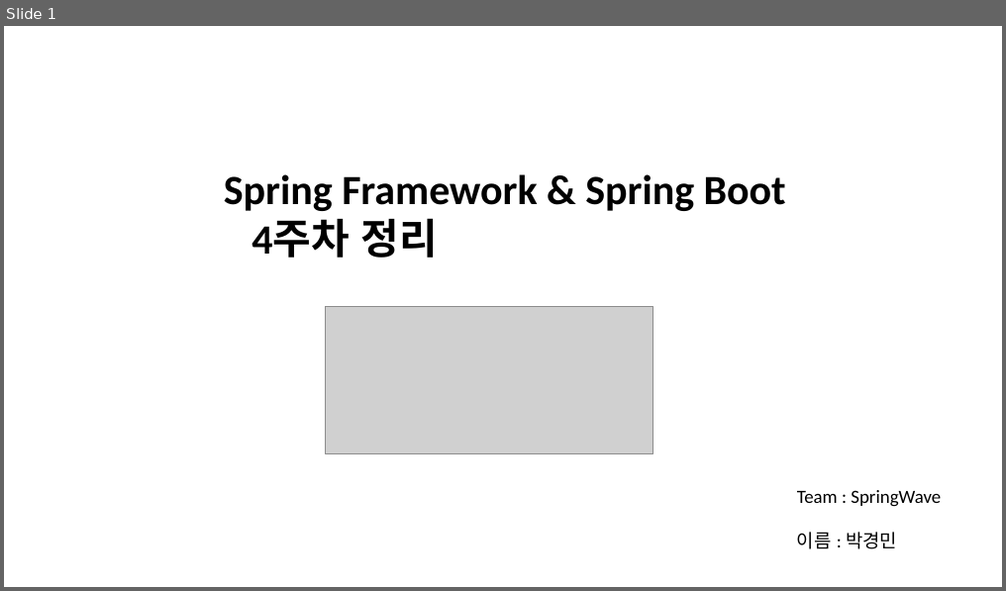
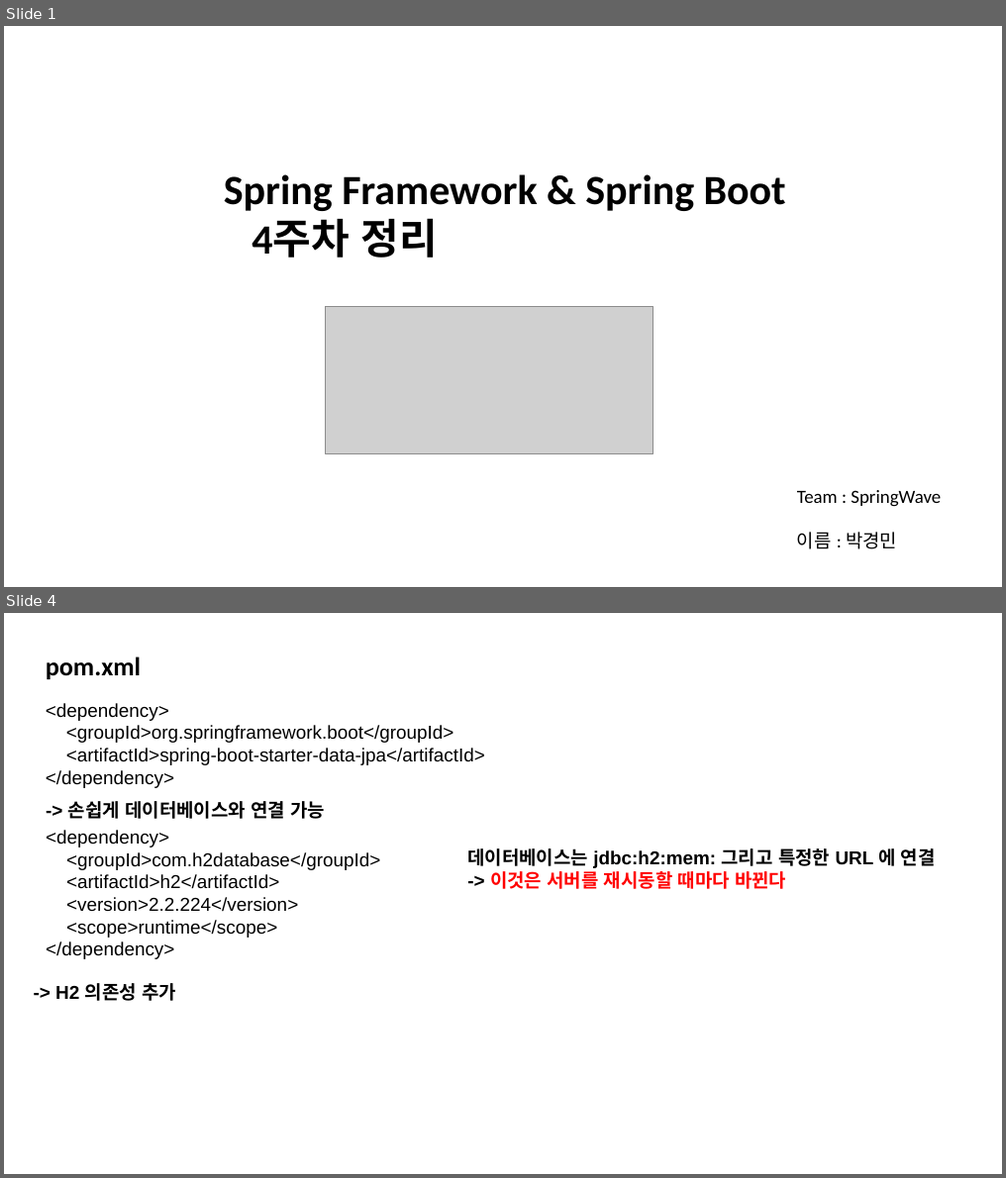
Before and after one commit to kyungmin1221/Tave_Study, a slide deck: 복습정리자료/spring 4주차 정리(kyungmin) .pptx. Shown one above the other, each under a label of ours: slide 1 before the commit, slides 1 and 4 after it; the slides between them are not shown. The pictures are 1006x591 and 1006x1178 pixels, drawn with LibreOffice and Linux fonts; fonts in the diff are those of the drawing; grey boxes stand for pictures. Boxes give left, top, right and bottom in pixels: in the first picture for what was removed or moved away, otherwise in the second. Text is boxed around its words. In the diff, an @@ line names an element or a change of style, - is before the commit and + after.

```diff
--- a/복습정리자료/spring 4주차 정리(kyungmin) .pptx
+++ b/복습정리자료/spring 4주차 정리(kyungmin) .pptx
@@ slide 4 added at (4, 613, 1002, 1174), background #FFFFFF @@
@@ text added at (46, 657, 141, 679), 25 pt, text #000000, bold @@
+pom.xml
@@ text added at (46, 703, 485, 788), 18 pt, text #000000 @@
+<dependency>
+<groupId>org.springframework.boot</groupId>
+<artifactId>spring-boot-starter-data-jpa</artifactId>
+</dependency>
@@ text added at (68, 801, 325, 819), 18 pt, text #000000, bold @@
+-> 손쉽게 데이터베이스와 연결 가능
@@ text added at (46, 830, 380, 959), 18 pt, text #000000 @@
+<dependency>
+<groupId>com.h2database</groupId>
+<artifactId>h2</artifactId>
+<version>2.2.224</version>
+<scope>runtime</scope>
+</dependency>
@@ text added at (467, 849, 936, 889), 18 pt, text #000000, bold @@
+데이터베이스는 jdbc:h2:mem: 그리고 특정한 URL 에 연결
+-> 이것은 서버를 재시동할 때마다 바뀐다
@@ text added at (55, 983, 176, 1001), 18 pt, text #000000, bold @@
+-> H2 의존성 추가
```
Also in this commit, not shown: 1 slide changed, 5 other slides added, 5 slides removed.
